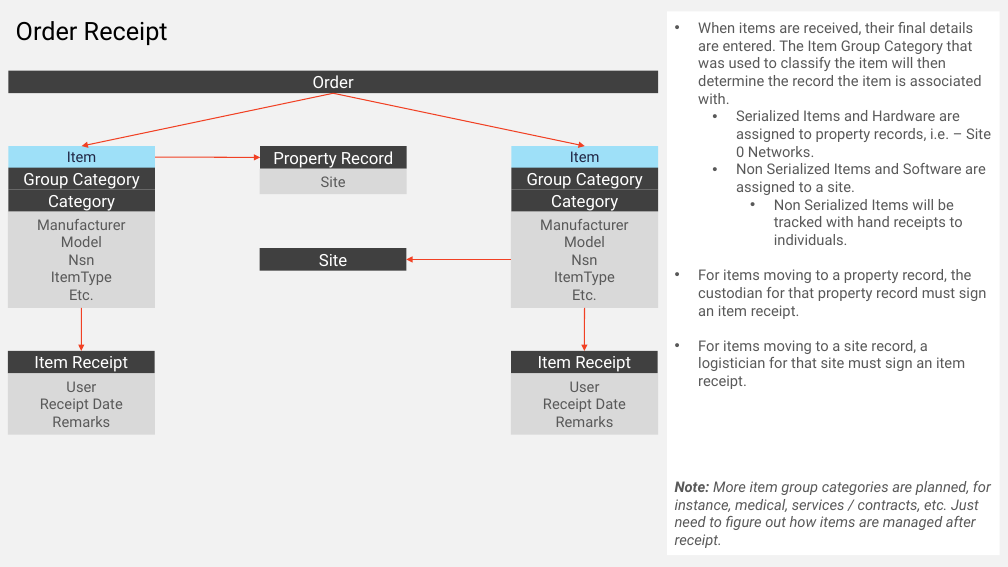
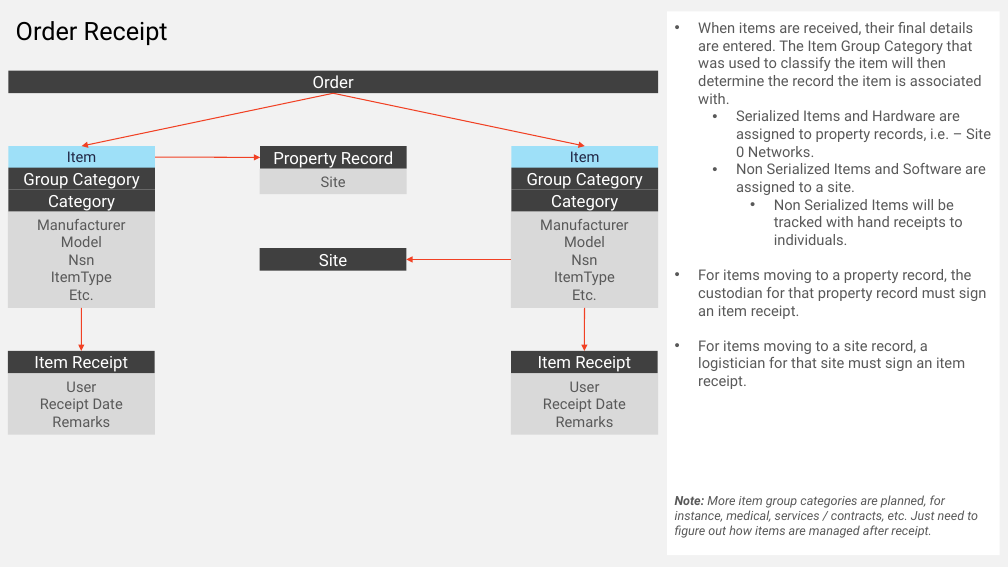
Before and after one commit to ssdooley/logistics-db-planning, a slide deck: slide 5 of documents/logistics-workflow.pptx. Drawn at 1008x567 pixels with LibreOffice and Linux fonts; fonts in the diff are those of the drawing. Boxes give left, top, right and bottom in pixels: in the first picture for what was removed or moved away, otherwise in the second. Text is boxed around its words. In the diff, an @@ line names an element or a change of style, - is before the commit and + after.

```diff
--- a/documents/logistics-workflow.pptx
+++ b/documents/logistics-workflow.pptx
@@ text in rectangle at (675,495,978,538): size 14 to 12 pt in "Note: More item group categories are planned, ..." @@
```
Also in this commit, not shown: 1 slide added, 7 other files.
